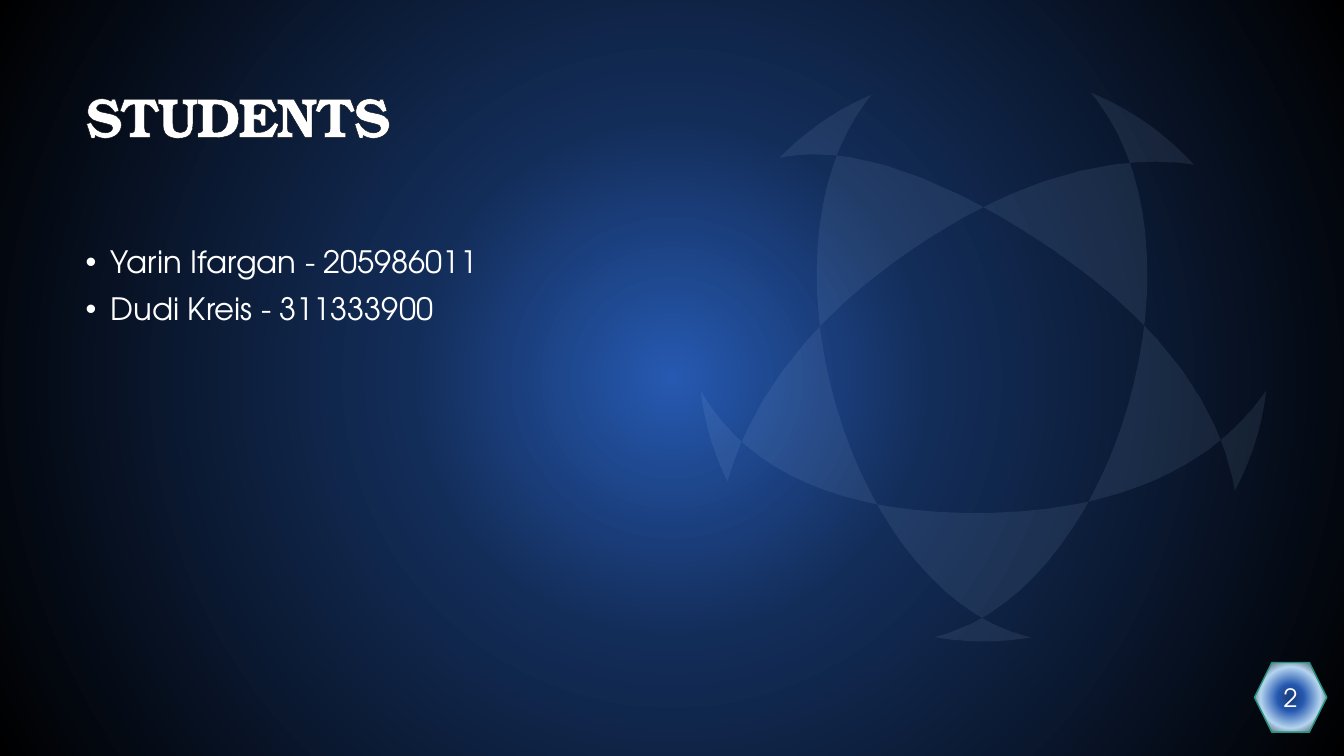
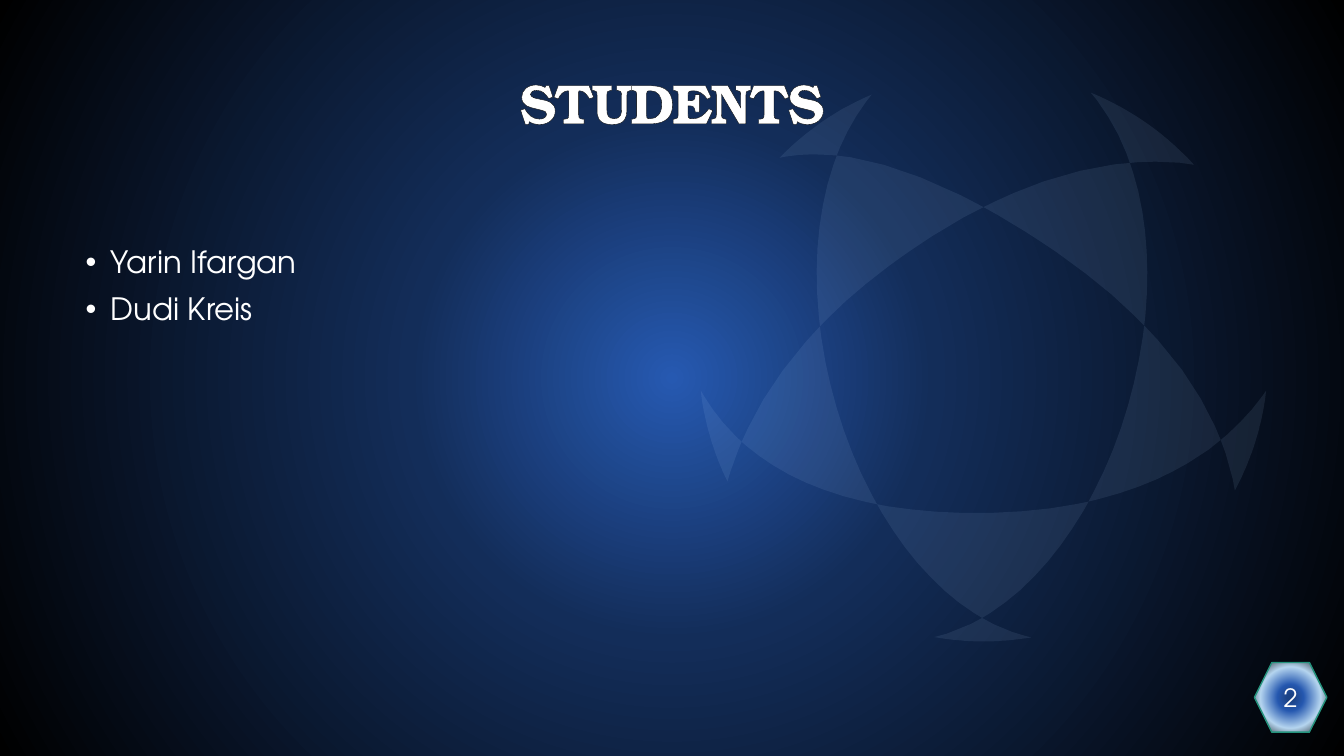
Before and after one commit to Dudi-kreis/Data-science-project, a slide deck: slide 2 of Project Presentation.pptx. Drawn at 1344x756 pixels with LibreOffice and Linux fonts; fonts in the diff are those of the drawing. Boxes give left, top, right and bottom in pixels: in the first picture for what was removed or moved away, otherwise in the second. Text is boxed around its words. In the diff, an @@ line names an element or a change of style, - is before the commit and + after.

```diff
--- a/Project Presentation.pptx
+++ b/Project Presentation.pptx
@@ title "STUDENTS": place and size @@
-title "STUDENTS" at <box>86,99,391,139</box>
+title "STUDENTS" at <box>519,85,824,125</box>
@@ title "STUDENTS" at <box>519,85,824,125</box>: alignment left to centre @@
@@ text at <box>111,250,296,321</box>: text changed @@
-• Yarin Ifargan - 205986011
-• Dudi Kreis - 311333900
+• Yarin Ifargan
+• Dudi Kreis
```
Also in this commit, not shown: 18 other slides changed, 3 slides added, 1 other file.
